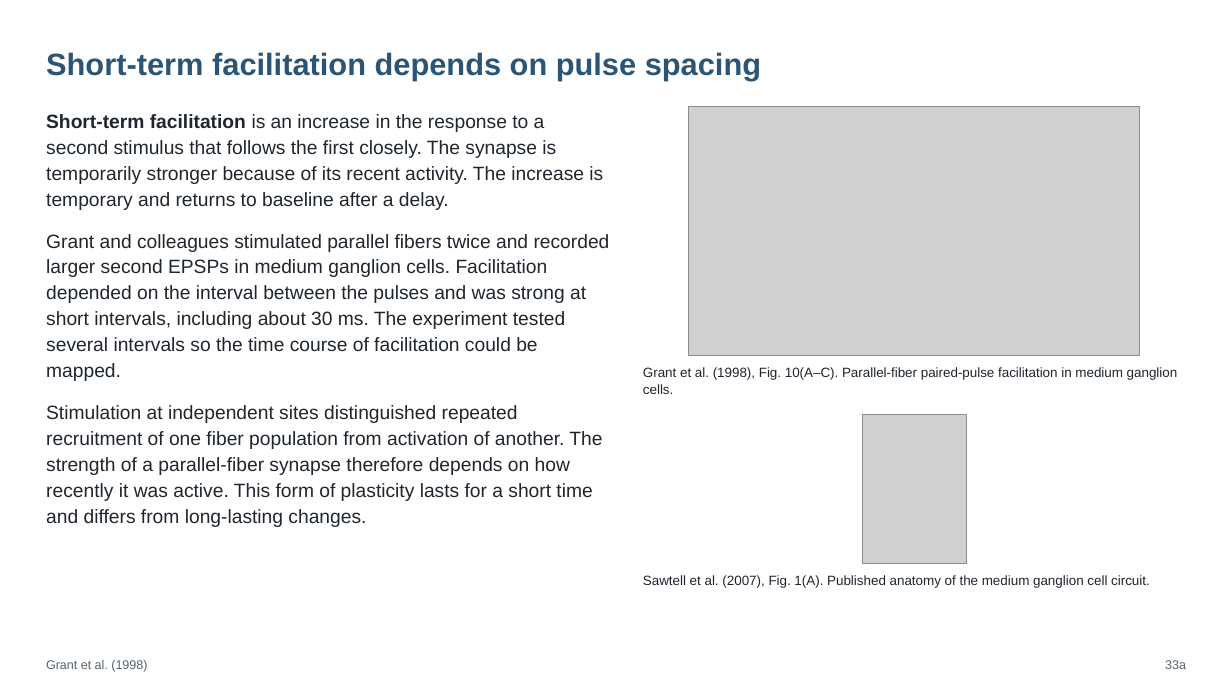
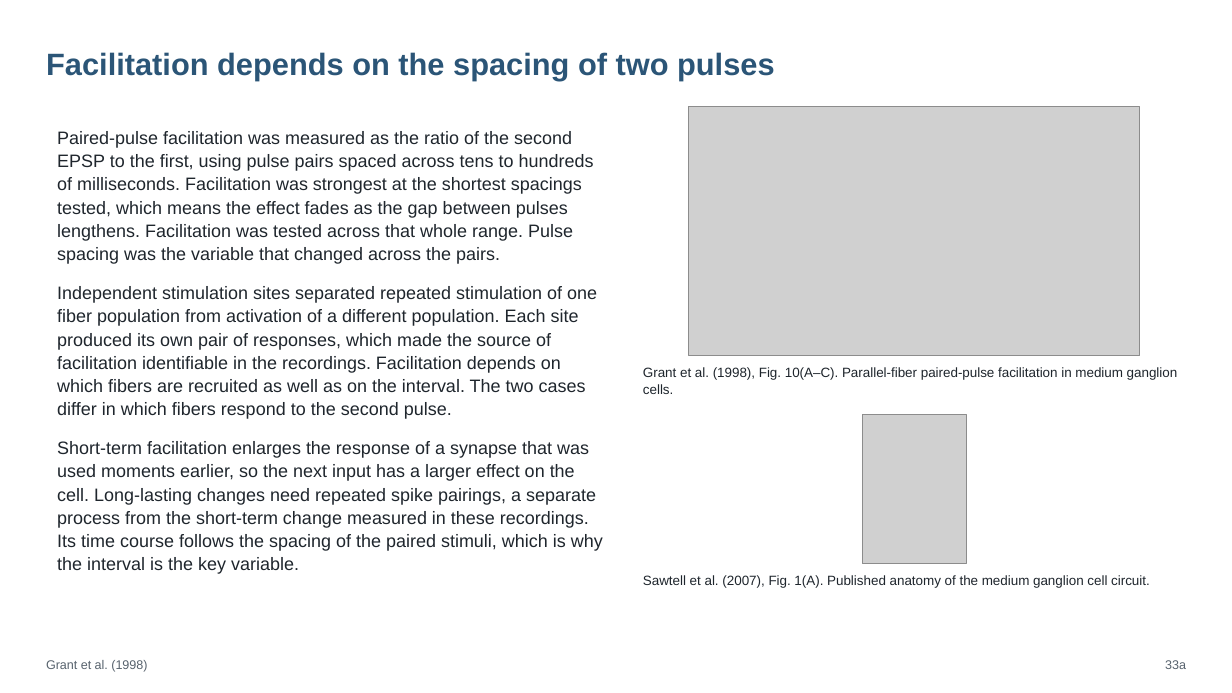
Before and after one commit to jordanxxlopez/NEUROETHOLOGY, a slide deck: slide 44 of scaffolded/Neuroethology_Lecture21_FA2026_SCAFFOLDED.pptx (slide 45 before the commit). Drawn at 1232x693 pixels with LibreOffice and Linux fonts; fonts in the diff are those of the drawing; grey boxes stand for pictures. Boxes give left, top, right and bottom in pixels: in the first picture for what was removed or moved away, otherwise in the second. Text is boxed around its words. In the diff, an @@ line names an element or a change of style, - is before the commit and + after.

```diff
--- a/scaffolded/Neuroethology_Lecture21_FA2026_SCAFFOLDED.pptx
+++ b/scaffolded/Neuroethology_Lecture21_FA2026_SCAFFOLDED.pptx
@@ text at box(46, 52, 775, 81): text changed @@
-Short-term facilitation depends on pulse spacing
+Facilitation depends on the spacing of two pulses
@@ text at box(57, 131, 603, 574): text changed; size 15 to 14 pt @@
-Short-term facilitation is an increase in the response to a second stimulus that follows the first closely. The synapse is temporarily stronger because of its recent activity. The increase is temporary and returns to baseline after a delay.
-Grant and colleagues stimulated parallel fibers twice and recorded larger second EPSPs in medium ganglion cells. Facilitation depended on the interval between the pulses and was strong at short intervals, including about 30 ms. The experiment tested several intervals so the time course of facilitation could be mapped.
-Stimulation at independent sites distinguished repeated recruitment of one fiber population from activation of another. The strength of a parallel-fiber synapse therefore depends on how recently it was active. This form of plasticity lasts for a short time and differs from long-lasting changes.
+Paired-pulse facilitation was measured as the ratio of the second EPSP to the first, using pulse pairs spaced across tens to hundreds of milliseconds. Facilitation was strongest at the shortest spacings tested, which means the effect fades as the gap between pulses lengthens. Facilitation was tested across that whole range. Pulse spacing was the variable that changed across the pairs.
+Independent stimulation sites separated repeated stimulation of one fiber population from activation of a different population. Each site produced its own pair of responses, which made the source of facilitation identifiable in the recordings. Facilitation depends on which fibers are recruited as well as on the interval. The two cases differ in which fibers respond to the second pulse.
+Short-term facilitation enlarges the response of a synapse that was used moments earlier, so the next input has a larger effect on the cell. Long-lasting changes need repeated spike pairings, a separate process from the short-term change measured in these recordings. Its time course follows the spacing of the paired stimuli, which is why the interval is the key variable.
```
Also in this commit, not shown: 53 other slides changed, 4 slides added, 4 slides removed, 4 other files.
